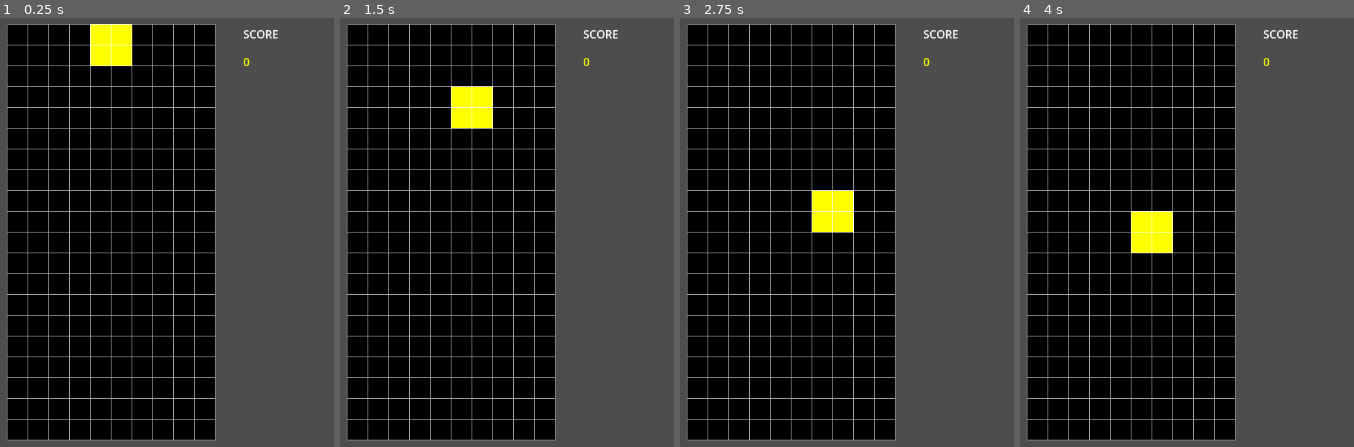
Above: before the commit, frames 1-4 (left to right).
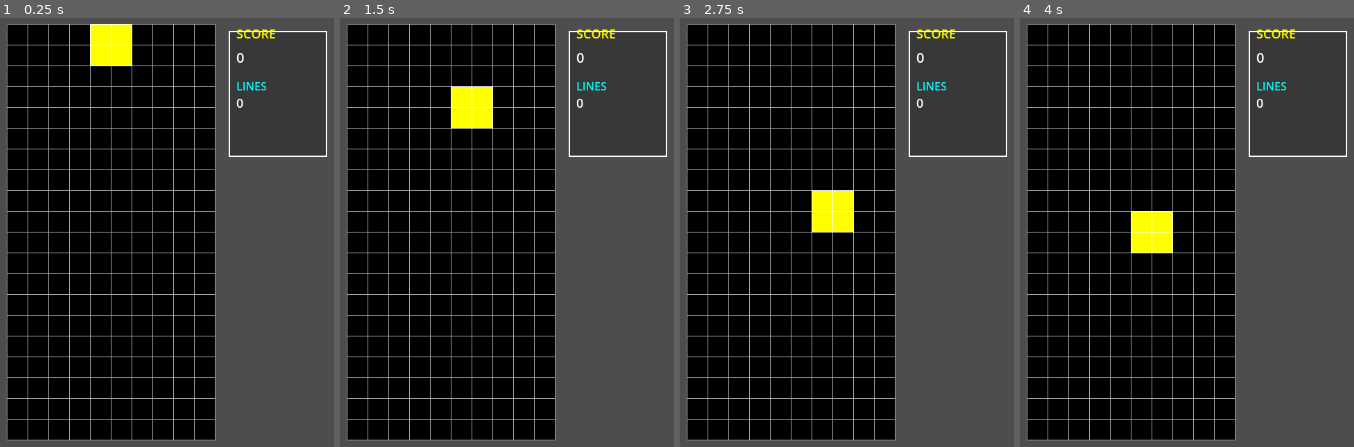
Above: after the commit, the same moments.

Repository: BertKoopmans69420/Ristet
Game: Godot game, scene res://tetris_project.tscn
Same seed, same stepped clock (60 frames per second), same inputs: the game is played once before the commit and once after it.
Inputs:
- Up to frame 1 (0.25 s): no input
- Up to frame 2 (1.5 s): tap Enter at 0.5 s; hold Right (ui_right) 0.53-1.28 s; tap Space at 1.25 s; hold Down (ui_down) from 1.28 s (still down)
- Up to frame 3 (2.75 s): release Down (ui_down) at 2.03 s; hold Right (ui_right) from 2.03 s (still down)
- Up to frame 4 (4 s): tap Enter at 2.75 s; tap Space at 3.5 s; release Right (ui_right) at 3.53 s; hold Left (ui_left) from 3.53 s (still down)

The runs differ from the first frame. In frame 1, 0.9% of the frame differs, in the area x 68-98%, y 2-33%; in frame 2, 0.9%; in frame 3, 0.9%; in frame 4, 0.9%.

Commit message:
Update tetris_project.gd

Diff:
--- a/tetris_project.gd
+++ b/tetris_project.gd
@@ -13,6 +13,7 @@
 var fall_timer = 0.0
 var fall_speed = 1.0
 var score = 0
+var lines_cleared = 0
 var offset_x = 0
 var offset_y = 0
 
@@ -124,6 +125,7 @@
 		grid.insert(0, ["", "", "", "", "", "", "", "", "", ""])
 
 	if lines_to_clear.size() > 0:
+		lines_cleared += lines_to_clear.size()
 		score += lines_to_clear.size() * 100
 
 func _input(event):
@@ -255,8 +257,21 @@
 				draw_rect(Rect2(x, y, CELL_SIZE, CELL_SIZE), Color.WHITE, false, 1.0)
 
 func draw_scoreboard():
-	var scoreboard_x = offset_x + GRID_WIDTH * CELL_SIZE + 40
+	var scoreboard_x = offset_x + GRID_WIDTH * CELL_SIZE + 30
 	var scoreboard_y = offset_y + 20
-
-	draw_string(ThemeDB.fallback_font, Vector2(scoreboard_x, scoreboard_y), "SCORE", 0, -1, 16, Color.WHITE)
-	draw_string(ThemeDB.fallback_font, Vector2(scoreboard_x, scoreboard_y + 40), str(score), 0, -1, 16, Color.YELLOW)
+	var box_width = 140
+	var box_height = 180
+
+	# Draw background box
+	draw_rect(Rect2(scoreboard_x - 10, scoreboard_y - 10, box_width, box_height), Color(0.2, 0.2, 0.2, 0.8))
+	draw_rect(Rect2(scoreboard_x - 10, scoreboard_y - 10, box_width, box_height), Color.WHITE, false, 2.0)
+
+	# Draw title
+	draw_string(ThemeDB.fallback_font, Vector2(scoreboard_x, scoreboard_y), "SCORE", 0, -1, 18, Color.YELLOW)
+
+	# Draw score value
+	draw_string(ThemeDB.fallback_font, Vector2(scoreboard_x, scoreboard_y + 35), str(score), 0, -1, 20, Color.WHITE)
+
+	# Draw lines cleared
+	draw_string(ThemeDB.fallback_font, Vector2(scoreboard_x, scoreboard_y + 75), "LINES", 0, -1, 16, Color.CYAN)
+	draw_string(ThemeDB.fallback_font, Vector2(scoreboard_x, scoreboard_y + 100), str(lines_cleared), 0, -1, 18, Color.WHITE)
